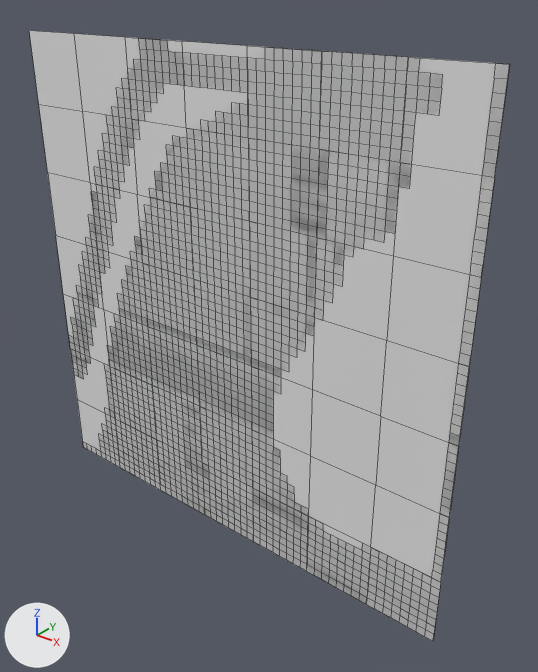
The OBJ model Laundry World v.1/Assets/Tiled2Unity/Meshes/Watermap.obj, before and after one commit.
Camera for both pictures: a 50 mm lens placed at (6.9, -17.2, 1.8), pointed at (-7.6, 0.8, -9.4). The lights are fixed; the arrows at lower left show +X, +Y and +Z. Mesh edges are drawn as thin lines. Where no turn or scale is listed for an object, it has been applied to the vertices.

The first picture shows 'Watermap'.
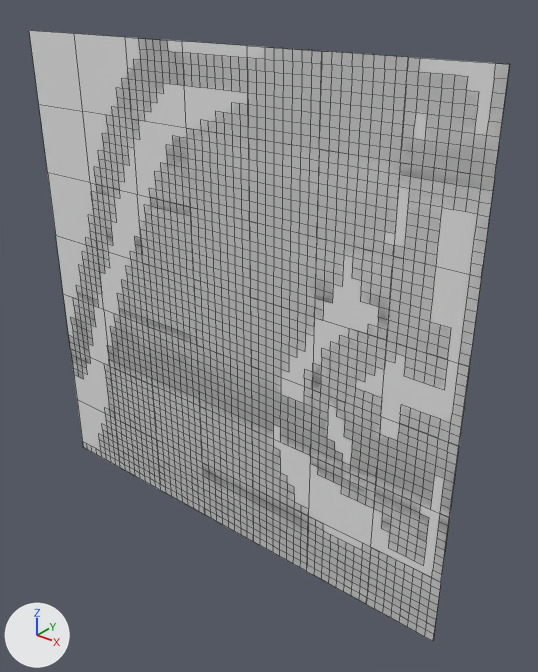
Boxes [x1, y1, x2, y2] around the edits, measured in the pictures (538 x 672 px):
part 1 of me_watermap, added: after [273, 74, 487, 565]

The change, as a diff of the scene's bpy script:
```diff
--- a/Laundry World v.1/Assets/Tiled2Unity/Meshes/Watermap.obj.py
+++ b/Laundry World v.1/Assets/Tiled2Unity/Meshes/Watermap.obj.py
@@ me_watermap @@
 # used by ob_watermap; location = (0.0, 0.0, 0.0)
-me_watermap.from_pydata(...)  # 2187 vertices, 1965 faces; spans x -17.9..0.0, y 0.0, z -17.9..0.0
+me_watermap.from_pydata(...)  # 2627 vertices, 2350 faces; spans x -17.9..0.0, y 0.0, z -17.9..0.0
+# me_watermap part 1: 440 vertices added at x -6.4..-0.6, y 0.0, z -15.0..-0.3
```
